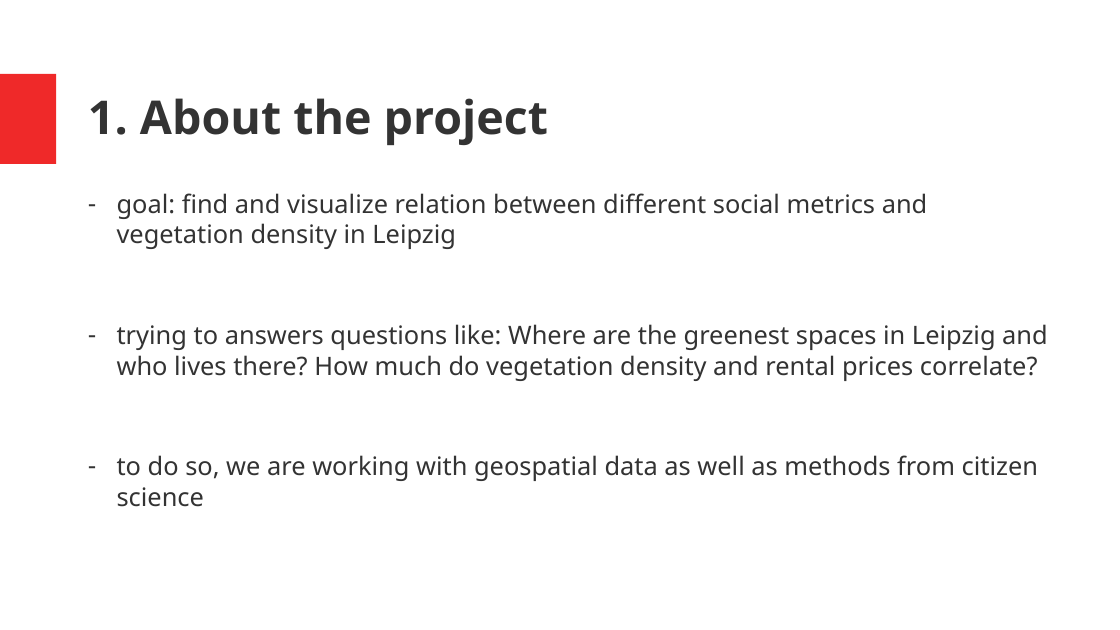
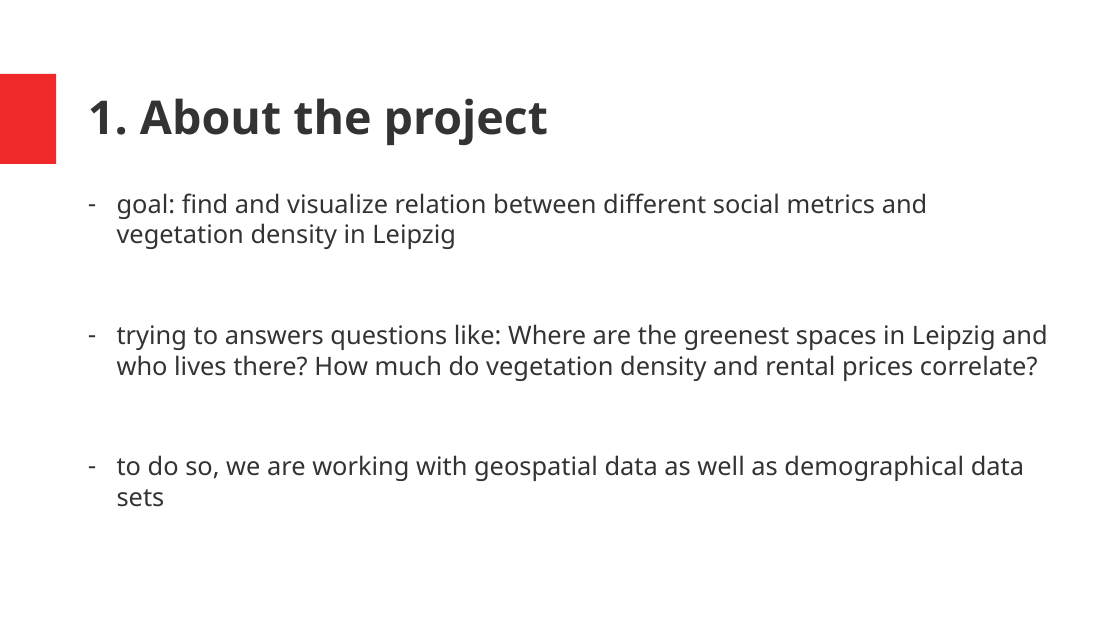
Before and after one commit to tstrempel/DH-vegetation, a slide deck: slide 2 of overview student project.pptx. Drawn at 1120x630 pixels with LibreOffice and Linux fonts; fonts in the diff are those of the drawing. Boxes give left, top, right and bottom in pixels: in the first picture for what was removed or moved away, otherwise in the second. Text is boxed around its words. In the diff, an @@ line names an element or a change of style, - is before the commit and + after.

```diff
--- a/overview student project.pptx
+++ b/overview student project.pptx
@@ text at [117, 455, 1024, 507]: text changed @@
-– to do so, we are working with geospatial data as well as methods from citizen science
+– to do so, we are working with geospatial data as well as demographical data sets
```
Also in this commit, not shown: 2 other slides changed.
